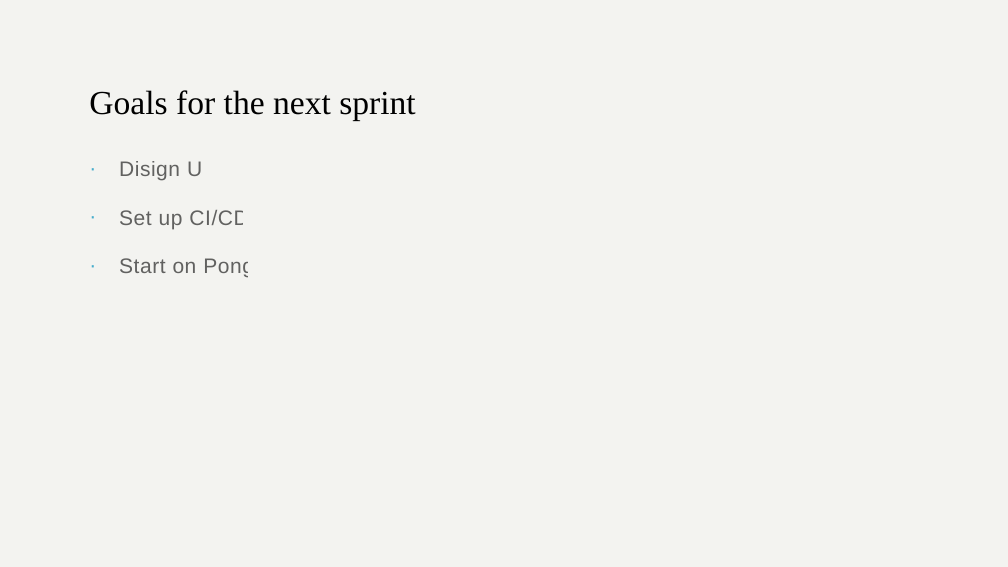
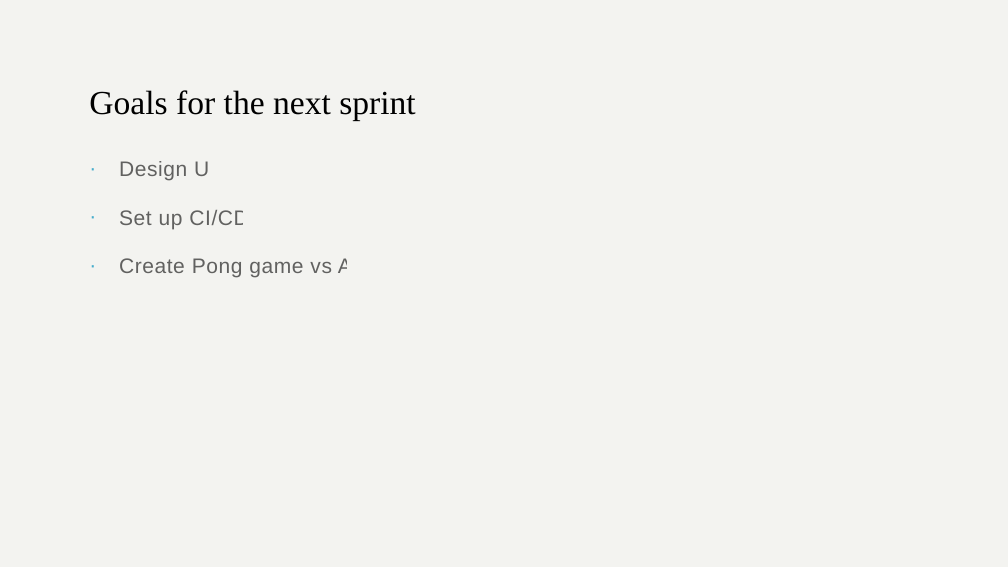
Before and after one commit to Jeroen-Koeter/S3_Software, a slide deck: slide 5 of SprintReviews/SprintReview_1.pptx. Drawn at 1008x567 pixels with LibreOffice and Linux fonts; fonts in the diff are those of the drawing. Boxes give left, top, right and bottom in pixels: in the first picture for what was removed or moved away, otherwise in the second. Text is boxed around its words. In the diff, an @@ line names an element or a change of style, - is before the commit and + after.

Commit message:
small edit to sprint reveiw presentation

```diff
--- a/SprintReviews/SprintReview_1.pptx
+++ b/SprintReviews/SprintReview_1.pptx
@@ text at (119, 161, 216, 181): text changed @@
-· Disign UI
+· Design UI
@@ text at (119, 258, 358, 277): text changed @@
-· Start on Pong
+· Create Pong game vs AI
```
